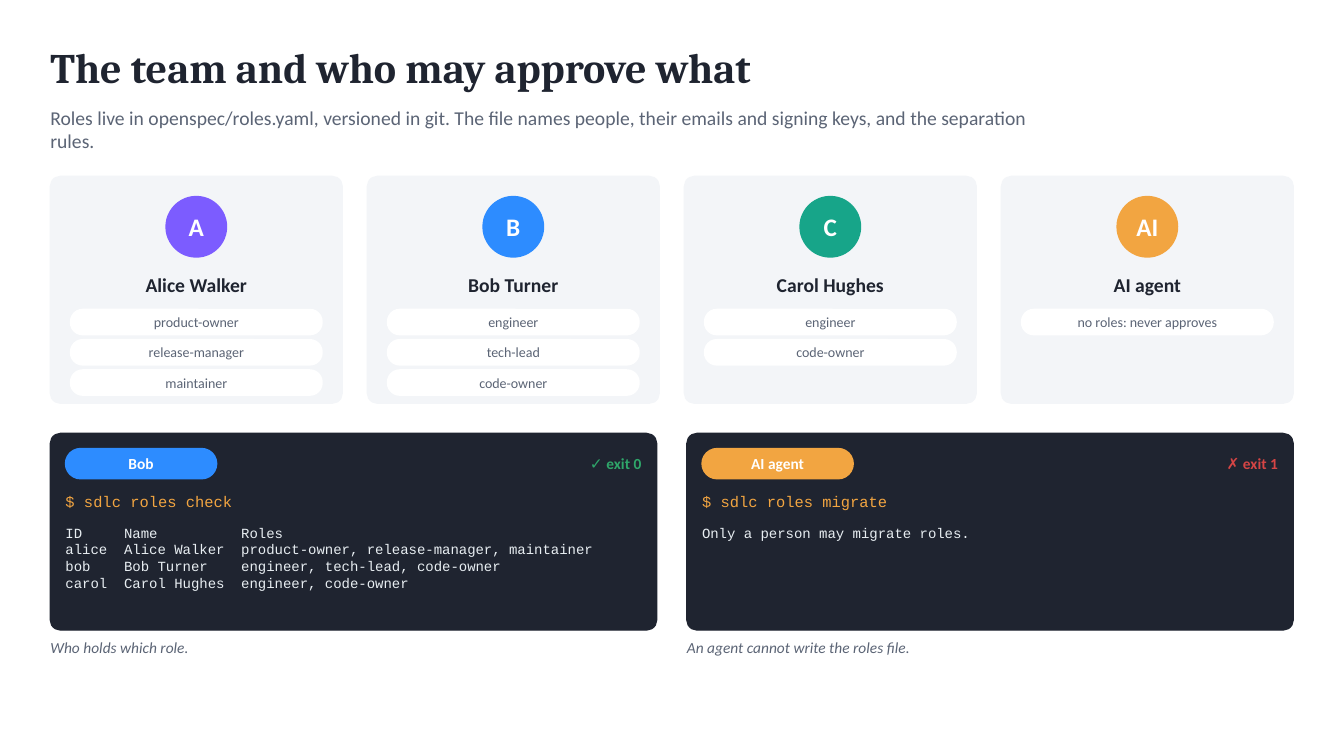
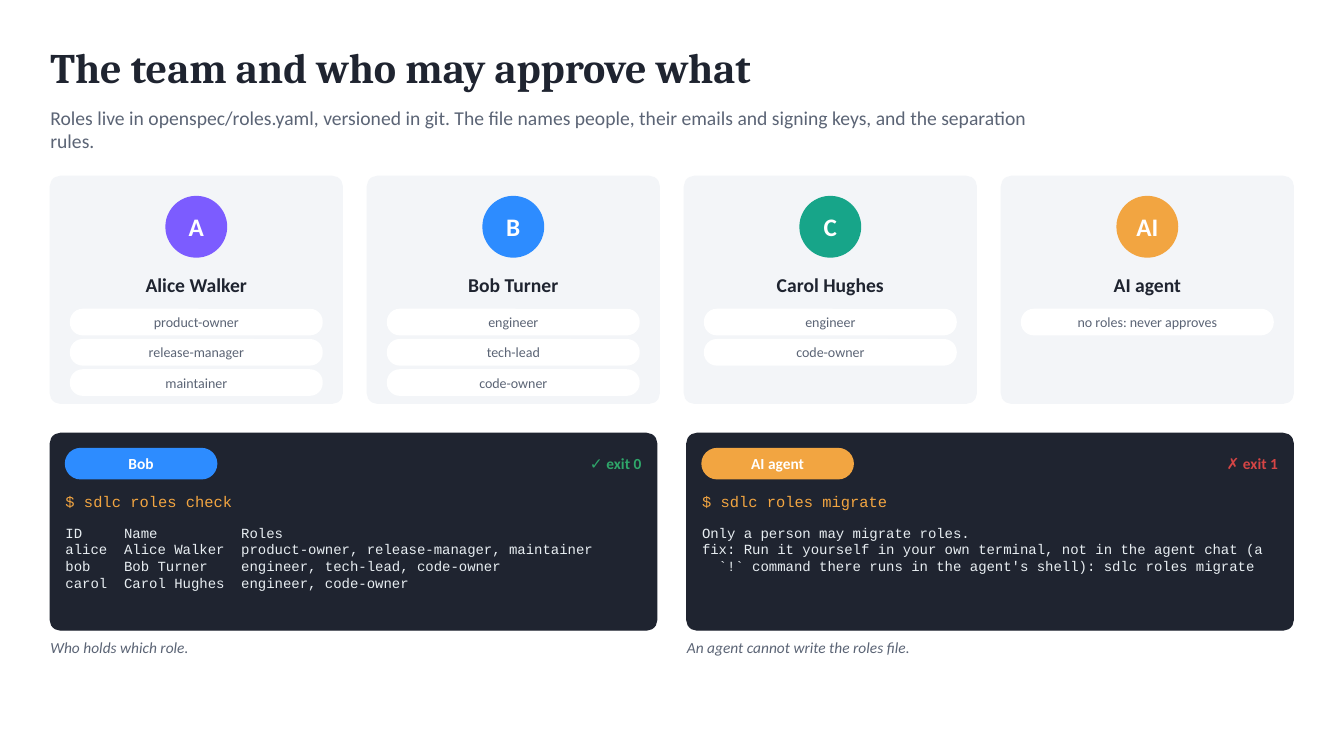
Before and after one commit to marin-ai-tech/sdlc, a slide deck: slide 2 of docs/demo/sdlc-calculator-demo.en.pptx. Drawn at 1344x756 pixels with LibreOffice and Linux fonts; fonts in the diff are those of the drawing. Boxes give left, top, right and bottom in pixels: in the first picture for what was removed or moved away, otherwise in the second. Text is boxed around its words. In the diff, an @@ line names an element or a change of style, - is before the commit and + after.

Commit message:
fix: OpenCode checks no longer slip through; init makes the project AI-ready (0.7.1)
- OpenCode: a failed check no longer lets the call through. On Windows
  OpenCode sometimes kills the plugin's sdlc hook run after a few
  milliseconds, and the plugin took every failure for "sdlc is not
  installed", so an edit of a protected file could pass unchecked. A failed
  check now runs once more and then blocks the call with the reason; only a
  missing CLI is let through, with a warning.
- A refused human decision gives the exact command to run in your own
  terminal and explains that a ! command in the OpenCode or Claude Code chat
  runs in the agent's shell, so it counts as the agent's.
- sdlc init makes the project AI-ready: an empty folder gets the agent
  documents at once (and the offer of git init); an existing project gets a
  diagnosis and the choice to build the AI-ready project in a new git
  worktree in a folder you name, leaving the working copy untouched, or to
  adapt in place. Flags: --layout scaffold|adapt|worktree|none, --worktree,
  --git-init; only a person may build the worktree.

```diff
--- a/docs/demo/sdlc-calculator-demo.en.pptx
+++ b/docs/demo/sdlc-calculator-demo.en.pptx
@@ text at (702,544,1263,574): paragraphs added @@
+fix: Run it yourself in your own terminal, not in the agent chat (a
+`!` command there runs in the agent's shell): sdlc roles migrate
```
Also in this commit, not shown: 6 other slides changed, 50 other files.
